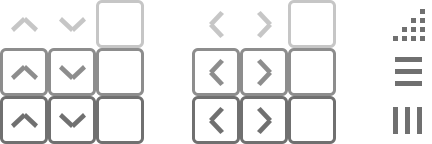
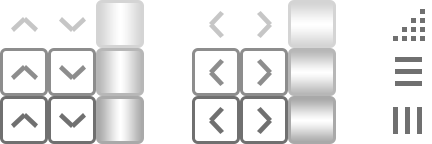
Layered file, before and after one edit (432×144). Changes by layer:
renamed "圆角矩形" to "正常", opacity 100% → 30%, painted on it over [96, 0, 144, 48]
removed group "滚动条-高亮" (1st of 2, in "垂直滚动条") (1 layers) (was 80%) from group "垂直滚动条" over [96, 48, 144, 96]
renamed "圆角矩形" to "高亮", opacity 100% → 50%, moved it into group "滚动条", painted on it over [96, 48, 144, 96]
removed group "滚动条-按下" (1st of 2, in "垂直滚动条") (1 layers) from group "垂直滚动条" over [96, 96, 144, 144]
renamed "圆角矩形" to "按下", opacity 100% → 60%, moved it into group "滚动条", painted on it over [96, 96, 144, 144]
renamed "圆角矩形" to "正常", opacity 40% → 30%, painted on it over [288, 0, 336, 48]
removed group "滚动条-高亮" (2nd of 2, in "水平滚动条") (1 layers) (was 80%) from group "水平滚动条" over [288, 48, 336, 96]
renamed "圆角矩形" to "高亮", opacity 100% → 50%, moved it into group "滚动条", painted on it over [288, 48, 336, 96]
removed group "滚动条-按下" (2nd of 2, in "水平滚动条") (1 layers) from group "水平滚动条" over [288, 96, 336, 144]
renamed "圆角矩形" to "按下", opacity 100% → 60%, moved it into group "滚动条", painted on it over [288, 96, 336, 144]
hid "背景" over [96, 0, 336, 144]
